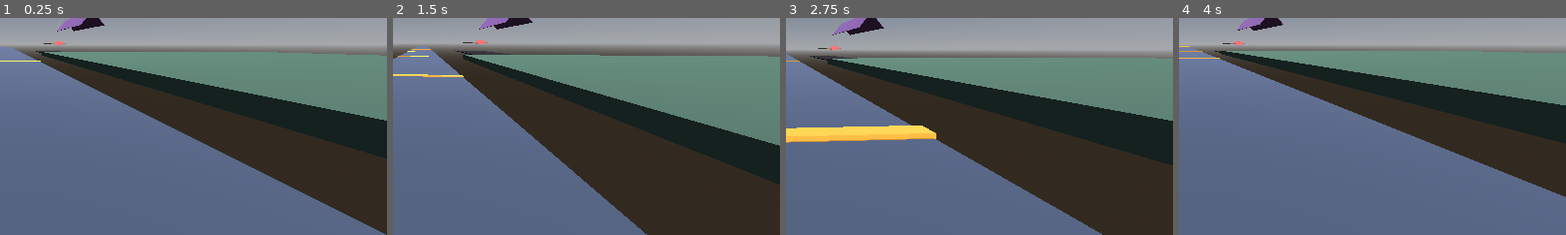
Above: before the commit, frames 1-4 (left to right).
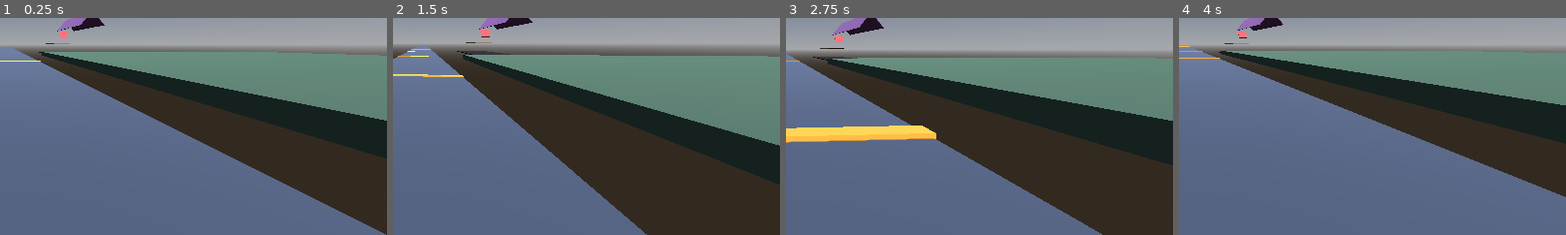
Above: after the commit, the same moments.

Repository: Crawford-Young/what-is-dark
Game: Godot game, scene res://scenes/momentum_lab.tscn
The game is run twice, just before and just after one commit, with the same random seed, the same clock (stepped at 60 frames per second) and the same inputs. This scene is started directly instead of the project's main scene.
Inputs (mouse positions are % of the whole screen's width and height, from its top left):
- Up to frame 1 (0.25 s): no input
- Up to frame 2 (1.5 s): tap Enter at 0.5 s; move the mouse to (55, 50) at 0.52 s; hold Q (glance) 0.53-1.28 s; hold W (move_forward) from 0.53 s (still down); click (55, 50) at 0.67 s; tap Space (jump) at 0.77 s; move the mouse to (45, 50) at 1.27 s; tap Shift at 1.35 s
- Up to frame 3 (2.75 s): keep holding W (move_forward); tap Space (jump) at 1.52 s; move the mouse to (52, 48) at 2.02 s; tap Alt at 2.1 s
- Up to frame 4 (4 s): keep holding W (move_forward); move the mouse to (49, 52) at 2.77 s; tap Ctrl at 2.85 s; click (49, 52) at 2.92 s; tap Space (jump) at 3.02, 3.77 s; move the mouse to (57, 51) at 3.52 s; tap R at 3.6 s
The pictures show only the part of the screen within x 49-99%, y 44-94%; the shares and areas given below are measured in that part.

The runs differ from the first frame. In frame 1, 0.1% of the frame differs, in the area x 9-19%, y 6-16%; in frame 2, 0.1%; in frame 3, 0.1%, in the area x 6-16%, y 8-18%; in frame 4, 0.1%.

Commit message:
fix: raise kicker to catch shallow arrivals on scaled stage
Co-Authored-By: Claude Fable 5 <noreply@anthropic.com>

Diff:
--- a/scripts/momentum_lab.gd
+++ b/scripts/momentum_lab.gd
@@ -96,18 +96,15 @@
 	# Ramp 3: peak_y 37.8, z span -220..-320 (20 m transfer gap after R2). Bottom edges y ≈ 22.18
 	# (transfer relation preserved: next peak = previous bottom edge - 5.5, same 20 m gaps).
 	_ramp_pair(-270.0, SURF_RAMP_ANGLE, 37.8, 10.0, 100.0)
-	# Up-kicker: relocated to catch R3's exit (bottom edge y 22.18 at z -320, vy ~ -5..-8).
-	# Verified catch band (g=20 ballistics, exit speeds 32-48 m/s x vy -5/-6.5/-8): solid through
-	# 32-40 m/s; marginal-low near 32 (steep vy misses); risks overshooting the top edge at 45-48
-	# m/s with shallow vy (flies over, e.g. 48 m/s @ vy-5 lands y~9.6, past the 7.13 top edge).
-	# A +/-8m z search found no placement clearly better (best alt only 10/15 vs this position's
-	# 9/15 hits across the test grid, trading misses at one end for the other) -- kept as given.
-	# Bottom edge (90,1,-356), top edge (90,7.13,-361.14).
-	_add_box_x(Vector3(90, 4.06, -358.57), Vector3(12, 0.5, 8), KICKER_ANGLE, Color(0.9, 0.3, 0.3))
-	# Landing platform: top y 4, spans z -362..-442.
-	_add_box(Vector3(90, 3.5, -402), Vector3(24, 1, 80), 0.0, Color(0.5, 0.4, 0.3))
-	# Pit: top y -12, spans x 65..115, z 50..-460. Touching it = obvious fail -> R reset.
-	_add_box(Vector3(90, -12.5, -205), Vector3(50, 1, 510), 0.0, Color(0.08, 0.06, 0.08))
+	# Up-kicker: raised + moved close to R3's exit (only 8 m past it, was 36 m) so mid-speed riders
+	# arrive shallow, not near-perpendicular -- clip retention depends on how parallel the arrival
+	# is to the face, not just landing inside the band (see report's post-clip energy table).
+	# Bottom edge (90,12,-328), top edge (90,22.72,-337.00).
+	_add_box_x(Vector3(90, 17.36, -332.50), Vector3(12, 0.5, 14), KICKER_ANGLE, Color(0.9, 0.3, 0.3))
+	# Landing platform: top y 4, spans z -340..-420.
+	_add_box(Vector3(90, 3.5, -380), Vector3(24, 1, 80), 0.0, Color(0.5, 0.4, 0.3))
+	# Pit: top y -12, spans x 65..115, z 50..-430. Touching it = obvious fail -> R reset.
+	_add_box(Vector3(90, -12.5, -190), Vector3(50, 1, 480), 0.0, Color(0.08, 0.06, 0.08))
 
 
 func _ramp_pair(z_center: float, angle_deg: float, peak_y: float, half_width: float, length: float) -> void:
